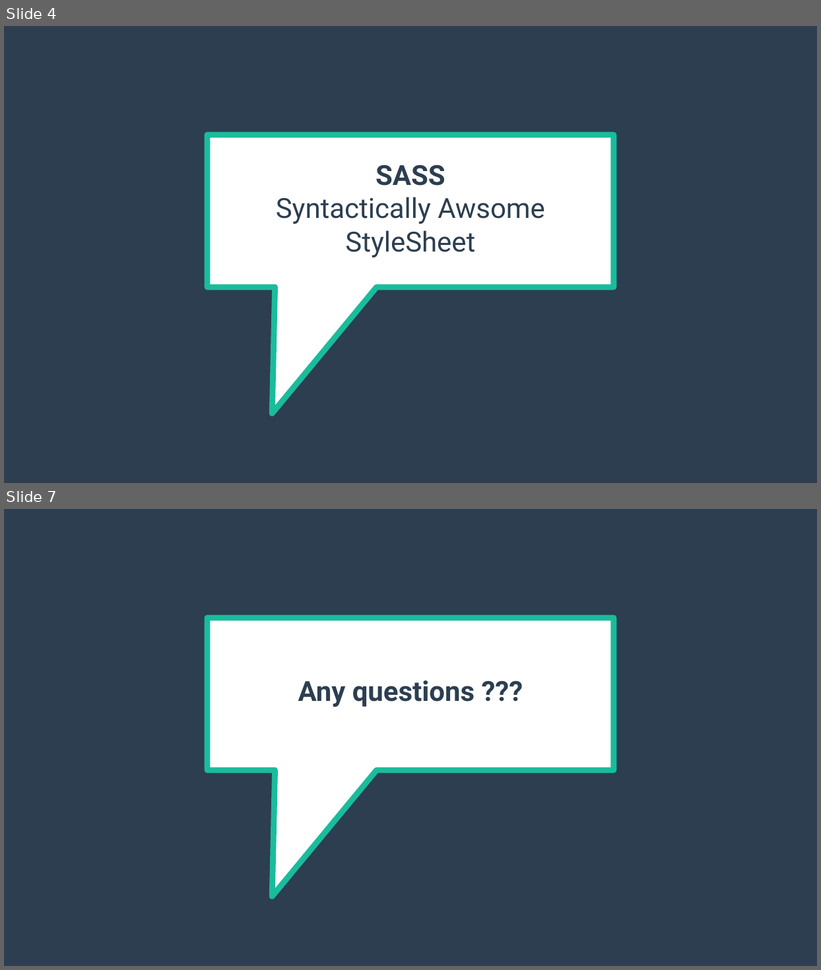
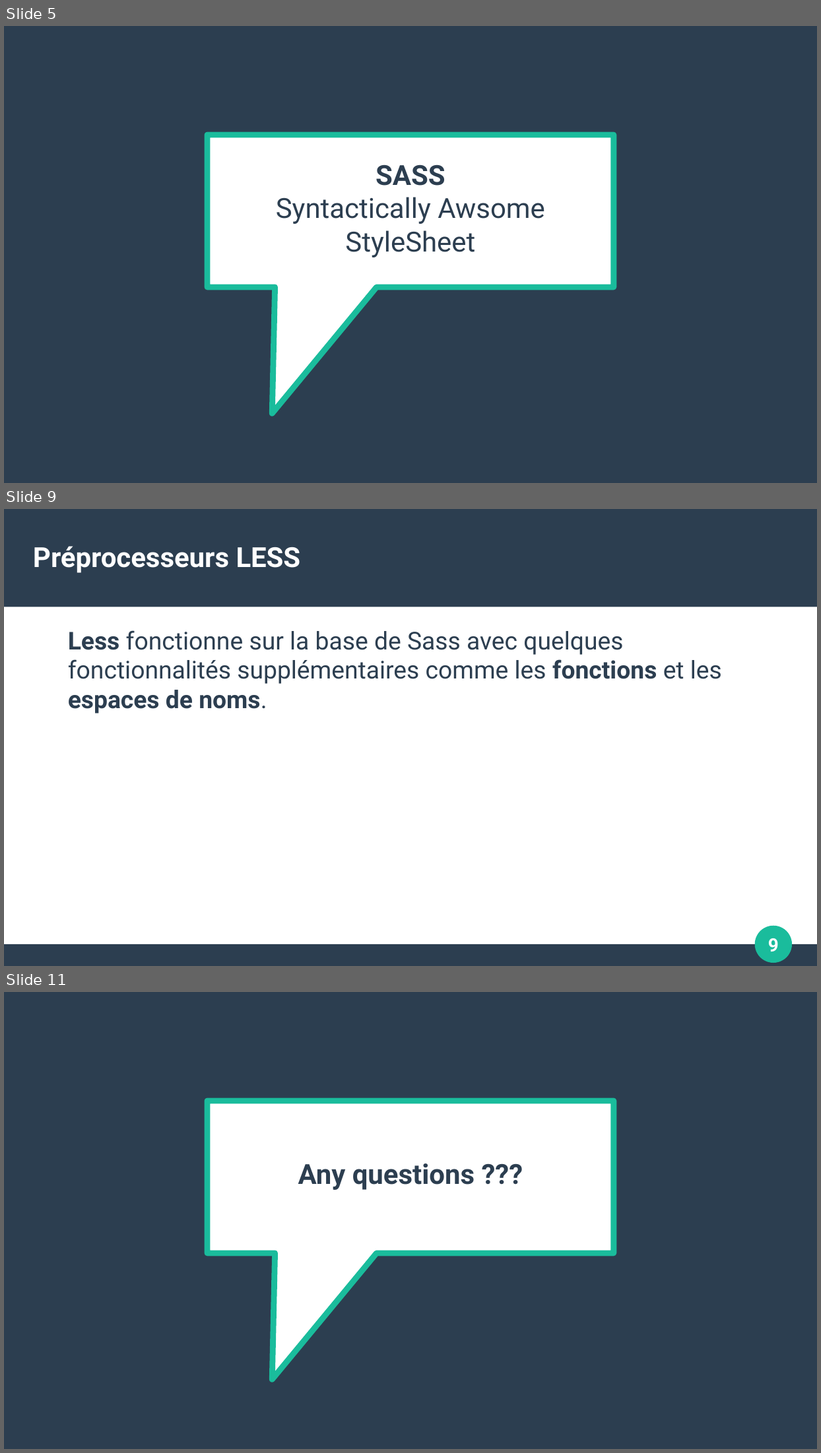
Before and after one commit to OLFP-RAN-2021/Adrien, a slide deck: devoirs/compiler-css/Preprocesseur.odp. Shown one above the other, each under a label of ours: slides 4 and 7 before the commit, slides 5, 9 and 11 after it; the slides between them are not shown. The pictures are 821x970 and 821x1453 pixels, drawn with LibreOffice and Linux fonts; fonts in the diff are those of the drawing. Boxes give left, top, right and bottom in pixels: in the first picture for what was removed or moved away, otherwise in the second. Text is boxed around its words. In the diff, an @@ line names an element or a change of style, - is before the commit and + after.

```diff
--- a/devoirs/compiler-css/Preprocesseur.odp
+++ b/devoirs/compiler-css/Preprocesseur.odp
@@ slide 9 added at (4,509,817,966), background #FFFFFF @@
@@ rectangle added at (4,509,817,607), fill #2C3E50 @@
@@ title added at (33,546,301,573), 27 pt, text #FFFFFF, bold @@
+Préprocesseurs LESS
@@ text added at (68,630,722,714), 24 pt, text #2C3E50 @@
+Less fonctionne sur la base de Sass avec quelques fonctionnalités supplémentaires comme les fonctions et les espaces de noms.
@@ ellipse added at (756,927,792,963), fill #1ABC9C, outline #1ABC9C 0.85 pt @@
@@ page number added at (768,939,779,953), 18 pt, text #FFFFFF, bold @@
+9
@@ rectangle added at (4,945,817,966), fill #2C3E50 @@
@@ what was slide 4 is now slide 5 @@
@@ what was slide 7 is now slide 11 @@
```
Also in this commit, not shown: 4 slides changed, 3 other slides added, 1 other file.
